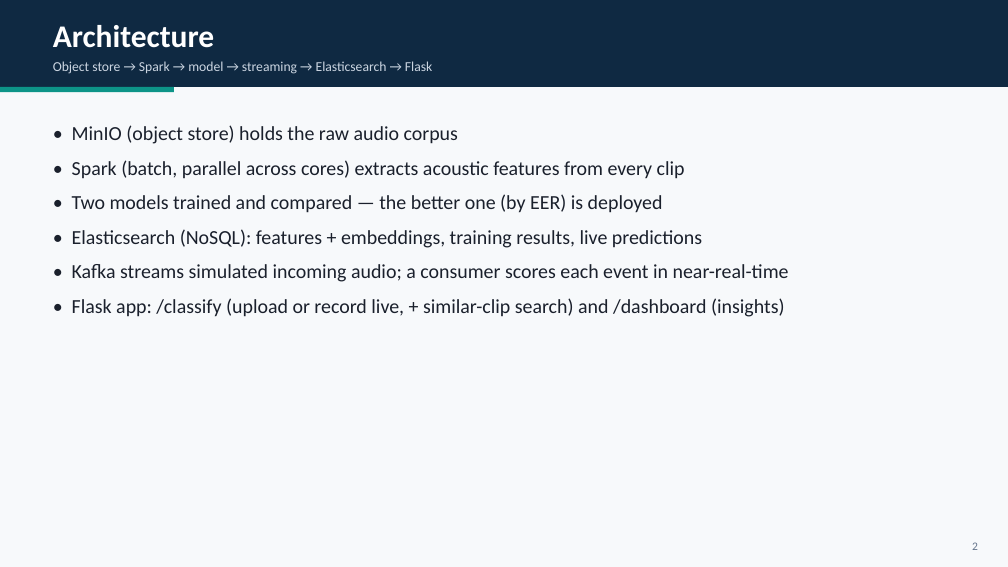
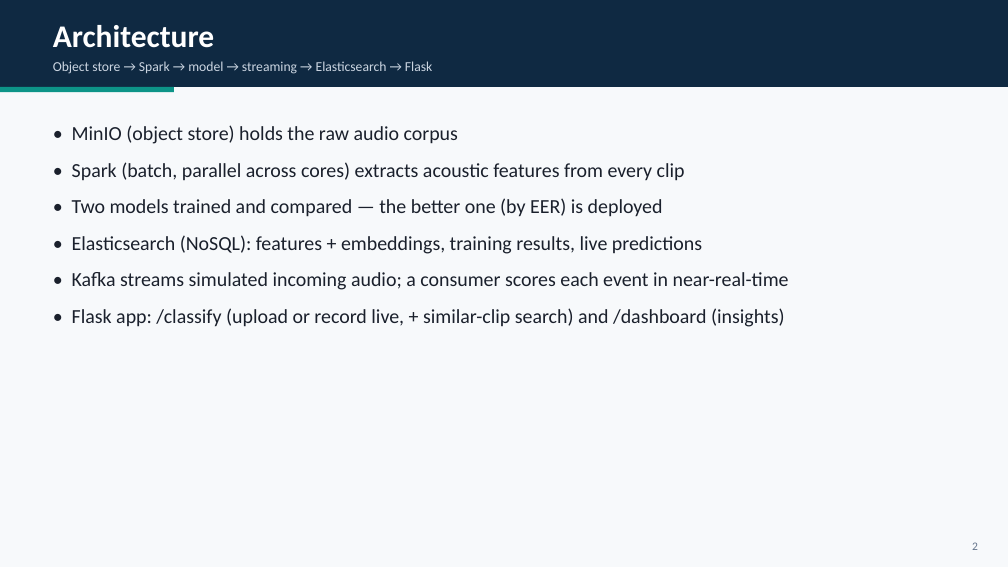
Before and after one commit to HadarBaum/asvspoof-voice-ai, a slide deck: slide 3 of docs/slides/slides.pptx. Drawn at 1008x567 pixels with LibreOffice and Linux fonts; fonts in the diff are those of the drawing. Boxes give left, top, right and bottom in pixels: in the first picture for what was removed or moved away, otherwise in the second. Text is boxed around its words. In the diff, an @@ line names an element or a change of style, - is before the commit and + after.

Commit message:
Fix bullet colorization bug, add clickable demo links, add EER explanation slide
- Fixed the real bug: add_bullets() was manually pre-wrapping long sentences
  by splitting them across two list entries and rendering the second half as
  a smaller, gray "sub-bullet" - so long points visually cut off mid-sentence
  with the tail end grayed out, for no actual hierarchical reason. Every
  slide's bullets are now single complete sentences in one consistent size
  and color; PowerPoint's own word-wrap (already enabled) handles long lines
  by wrapping onto a second line automatically - no manual splitting needed.

- Added a "How EER is calculated" slide (between the model-comparison and
  accuracy-paradox slides) walking through the actual algorithm: sweep every
  threshold, track false-acceptance vs. false-rejection rate, find where they
  cross - plus the real 4-line code snippet from train_classifier.py's
  compute_eer(), not a paraphrase.

- Added real clickable buttons (PowerPoint hyperlinks via click_action, not
  static images) on the Live Demo slide linking to localhost:5000/classify
  and /dashboard, plus one more on the closing slide linking to the demo
  root and a hyperlinked GitHub URL - actually openable in Slide Show mode
  when presenting from the machine running the app.

```diff
--- a/docs/slides/slides.pptx
+++ b/docs/slides/slides.pptx
@@ text "• MinIO (object store) holds ..." at (72, 125, 789, 327): more space between paragraphs @@
```
Also in this commit, not shown: 11 other slides changed, 1 slide added, 1 other file.
